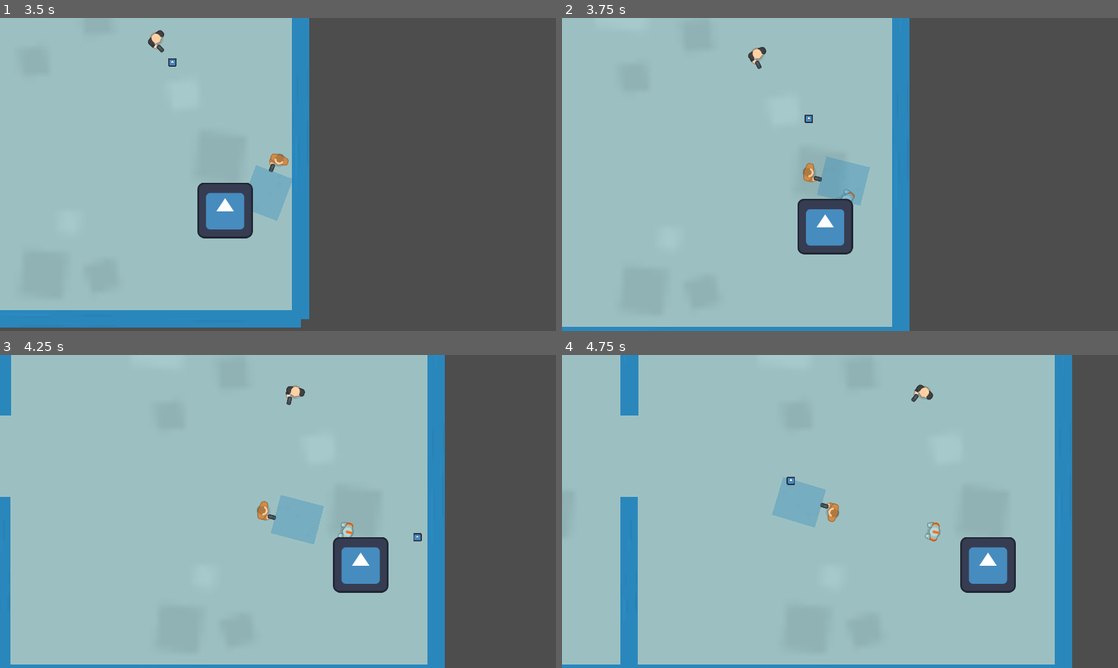
Above: before the commit, frames 1-4 (two rows, left to right).
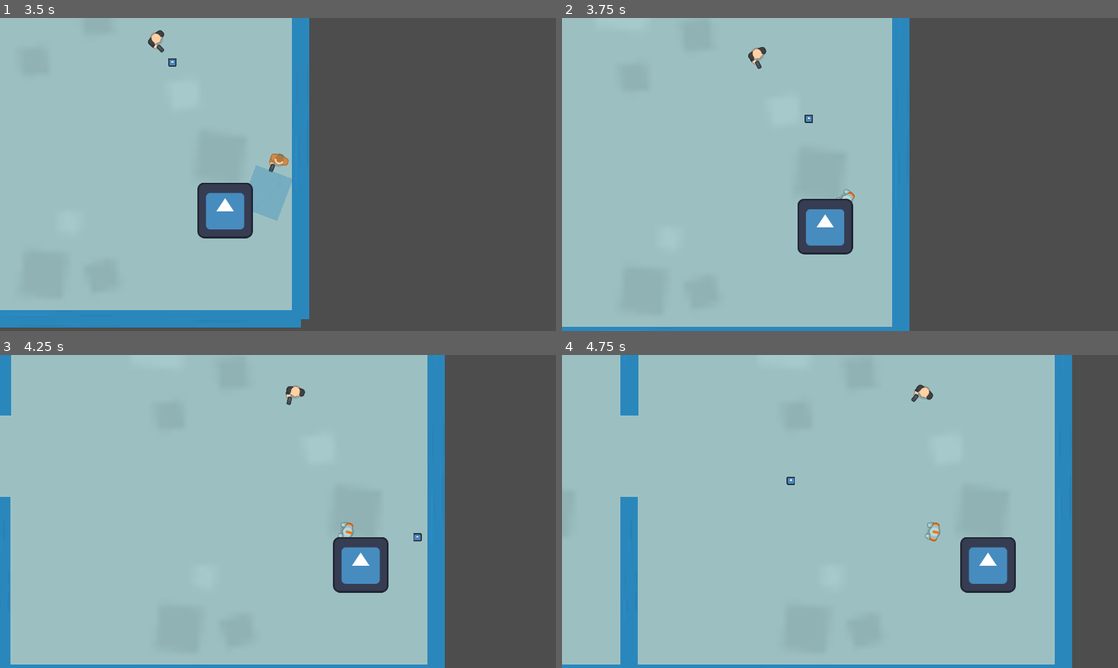
Above: after the commit, the same moments.

Repository: dmq262/Shadow-Stallion
Game: Godot game, scene res://scenes/main.tscn
Two runs of this game, one before a commit and one after it. Both use one fixed random seed, a clock stepped at 60 frames per second and the inputs below. The engine's default icon, where the game draws it, is replaced by a stand-in: a white triangle on a blue panel in a dark square. Sound files missing from this copy of the repository are replaced by a short silence.
Inputs (mouse positions are in pixels of both pictures, inside the frame that each line leads up to):
- Up to frame 1 (3.5 s): move the mouse to (400, 158) at 0.52 s; hold D (move_right) 0.53-1.28 s; right-click (400, 158) at 0.6 s; move the mouse to (166, 190) at 1.27 s; hold S (move_down) 1.28-2.03 s; tap Shift (dash) at 1.35 s; move the mouse to (333, 105) at 2.02 s; hold D (move_right) 2.03-2.78 s; click (333, 105) at 2.1 s; move the mouse to (250, 237) at 2.77 s; hold W (move_up) from 2.78 s (still down); right-click (250, 237) at 2.85 s
- Up to frame 2 (3.75 s): move the mouse to (1006, 221) at 3.52 s; release W (move_up) at 3.53 s; hold A (move_left) from 3.53 s (still down); tap Shift (dash) at 3.6 s
- Up to frame 3 (4.25 s): keep holding A (move_left)
- Up to frame 4 (4.75 s): keep holding A (move_left); move the mouse to (673, 464) at 4.27 s; click (673, 464) at 4.35 s

Frame 1 is identical in both runs. In frame 2, 1.1% of the frame differs, in the area x 43-56%, y 44-60%; in frame 3, 1.1%, in the area x 46-59%, y 44-61%; in frame 4, 1.1%.

Commit message:
melee enemy can attack player

Diff:
--- a/scenes/enemy_melee.gd
+++ b/scenes/enemy_melee.gd
@@ -3,9 +3,10 @@
 var speed = 200
 var active = false
 var player
-var cooldown = 0
-var cooldown_progress = 3
+var cooldown = 2
+var cooldown_progress = 2
 var health = 100
+var player_in_range = false
 
 #Pathfinding Variables, assigned by 'astar_generator'
 var astar
@@ -27,6 +28,13 @@
 	#Do nothing if unable to find player, or not active
 	if player == null or (not active):
 		return
+
+	#Hit Player
+	if cooldown_progress <= 0 and player_in_range:
+		cooldown_progress = cooldown
+		player.health -= 50
+	elif cooldown_progress > 0:
+		cooldown_progress -= delta
 
 	#Process movement
 	if astar != null:
@@ -73,3 +81,14 @@
 
 func die():
 	queue_free()
+
+
+#DETECT IF PLAYER IN RANGE
+func _on_hit_area_body_entered(body):
+	if body.is_in_group('player'):
+		player_in_range = true
+
+
+func _on_hit_area_body_exited(body):
+	if body.is_in_group('player'):
+		player_in_range = false
--- a/scenes/enemy_melee.tscn
+++ b/scenes/enemy_melee.tscn
@@ -1,10 +1,13 @@
-[gd_scene load_steps=4 format=3 uid="uid://chdfb7a3ytnyo"]
+[gd_scene load_steps=5 format=3 uid="uid://chdfb7a3ytnyo"]
 
 [ext_resource type="Texture2D" uid="uid://cmygsj2xf6kj" path="res://art/kenny_top_down_shooter/PNG/Robot 1/robot1_hold.png" id="1_jkp1e"]
 [ext_resource type="Script" path="res://scenes/enemy_melee.gd" id="1_x3320"]
 
 [sub_resource type="CircleShape2D" id="CircleShape2D_52tsa"]
 radius = 26.0768
+
+[sub_resource type="CircleShape2D" id="CircleShape2D_j75tg"]
+radius = 52.0096
 
 [node name="enemy_melee" type="CharacterBody2D" groups=["enemy"]]
 collision_mask = 2
@@ -15,3 +18,11 @@
 
 [node name="CollisionShape2D" type="CollisionShape2D" parent="."]
 shape = SubResource("CircleShape2D_52tsa")
+
+[node name="hit_area" type="Area2D" parent="."]
+
+[node name="CollisionShape2D" type="CollisionShape2D" parent="hit_area"]
+shape = SubResource("CircleShape2D_j75tg")
+
+[connection signal="body_entered" from="hit_area" to="." method="_on_hit_area_body_entered"]
+[connection signal="body_exited" from="hit_area" to="." method="_on_hit_area_body_exited"]
